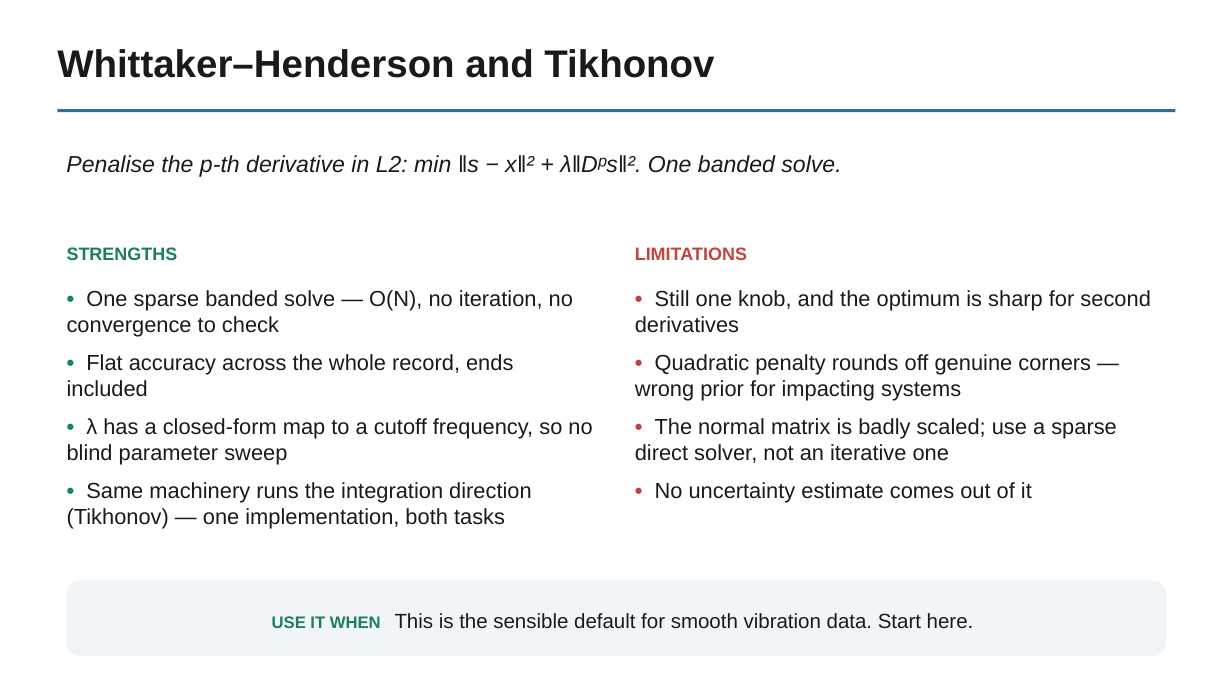
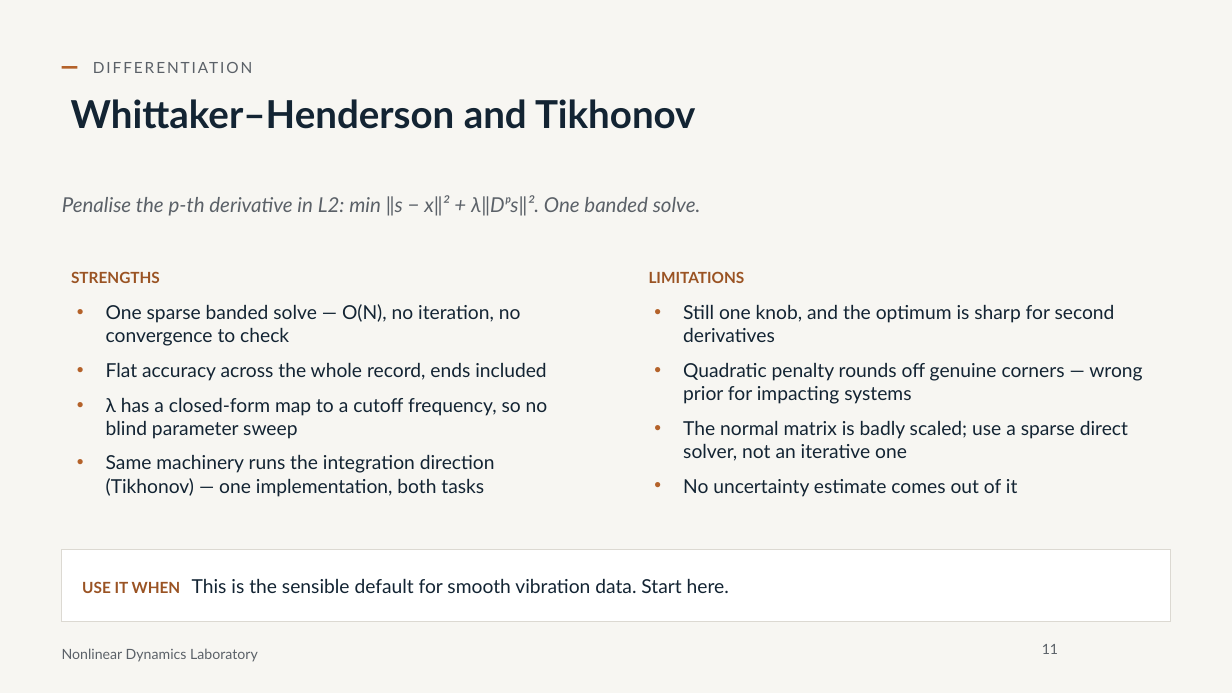
Before and after one commit to nld-uri/kinematics-toolbox, a slide deck: slide 11 of talk/differentiation_integration_talk.pptx (slide 10 before the commit). Drawn at 1232x693 pixels with LibreOffice and Linux fonts; fonts in the diff are those of the drawing; background and template pictures are left out. Boxes give left, top, right and bottom in pixels: in the first picture for what was removed or moved away, otherwise in the second. Text is boxed around its words. In the diff, an @@ line names an element or a change of style, - is before the commit and + after.

```diff
--- a/talk/differentiation_integration_talk.pptx
+++ b/talk/differentiation_integration_talk.pptx
@@ background #FFFFFF to #F7F6F2 @@
@@ text added at bbox=[84, 54, 639, 81], 12 pt, text #5B6168 @@
+DIFFERENTIATION
@@ title "Whittaker–Henderson and Tikhonov": place and size @@
-title "Whittaker–Henderson and Tikhonov" at bbox=[57, 49, 714, 78]
+title "Whittaker–Henderson and Tikhonov" at bbox=[71, 99, 696, 129]
@@ title "Whittaker–Henderson and Tikhonov" at bbox=[71, 99, 696, 129]: font Arial to Lato, text colour #1A1A1A to #132433 @@
@@ rectangle added at bbox=[62, 66, 78, 68], fill #B4622A @@
@@ rectangle removed at bbox=[57, 109, 1176, 113] @@
@@ text "Penalise the p-th derivative in ...": place and size @@
-text "Penalise the p-th derivative in ..." at bbox=[66, 155, 841, 177]
+text "Penalise the p-th derivative in ..." at bbox=[62, 195, 701, 216]
@@ text "Penalise the p-th derivative in ..." at bbox=[62, 195, 701, 216]: size 18 to 16 pt, font Arial to Lato, text colour #1A1A1A to #5B6168 @@
@@ text removed at bbox=[67, 247, 178, 260] @@
-STRENGTHS
@@ text removed at bbox=[635, 247, 747, 260] @@
-LIMITATIONS
@@ text at bbox=[71, 271, 548, 497]: text changed; size 17 to 15 pt; font Arial to Lato; text colour #1A1A1A to #132433 @@
-• One sparse banded solve — O(N), no iteration, no convergence to check
-• Flat accuracy across the whole record, ends included
-• λ has a closed-form map to a cutoff frequency, so no blind parameter sweep
-• Same machinery runs the integration direction (Tikhonov) — one implementation, both tasks
+STRENGTHS
+• One sparse banded solve — O(N), no iteration, no convergence to check
+• Flat accuracy across the whole record, ends included
+• λ has a closed-form map to a cutoff frequency, so no blind parameter sweep
+• Same machinery runs the integration direction (Tikhonov) — one implementation, both tasks
@@ text at bbox=[649, 271, 1142, 497]: text changed; size 17 to 15 pt; font Arial to Lato; text colour #1A1A1A to #132433 @@
-• Still one knob, and the optimum is sharp for second derivatives
-• Quadratic penalty rounds off genuine corners — wrong prior for impacting systems
-• The normal matrix is badly scaled; use a sparse direct solver, not an iterative one
-• No uncertainty estimate comes out of it
+LIMITATIONS
+• Still one knob, and the optimum is sharp for second derivatives
+• Quadratic penalty rounds off genuine corners — wrong prior for impacting systems
+• The normal matrix is badly scaled; use a sparse direct solver, not an iterative one
+• No uncertainty estimate comes out of it
@@ rectangle "USE IT WHEN This is ...": place and size @@
-rectangle "USE IT WHEN This is ..." at bbox=[67, 580, 1166, 656]
+rectangle "USE IT WHEN This is ..." at bbox=[62, 550, 1171, 622]
@@ rectangle "USE IT WHEN This is ..." at bbox=[62, 550, 1171, 622]: size 13 to 12 pt, text colour #1B7F5C to #9A5323 in "USE IT WHEN"; size 16 to 15 pt, text colour #1A1A1A to #132433 in "This is the sensible default for smooth ..."; font Arial to Lato; alignment centre to left; rounded rectangle to rectangle; fill #F2F5F8 to #FFFFFF; outline none to #DCD9D2 0.75 pt @@
@@ text added at bbox=[62, 648, 258, 662], 11 pt, text #5B6168 @@
+Nonlinear Dynamics Laboratory
@@ page number added at bbox=[1042, 644, 1058, 654], 11 pt, text #5B6168 @@
+11
```
Also in this commit, not shown: 23 other slides changed, 16 slides added, 2 slides removed, 28 other files.
